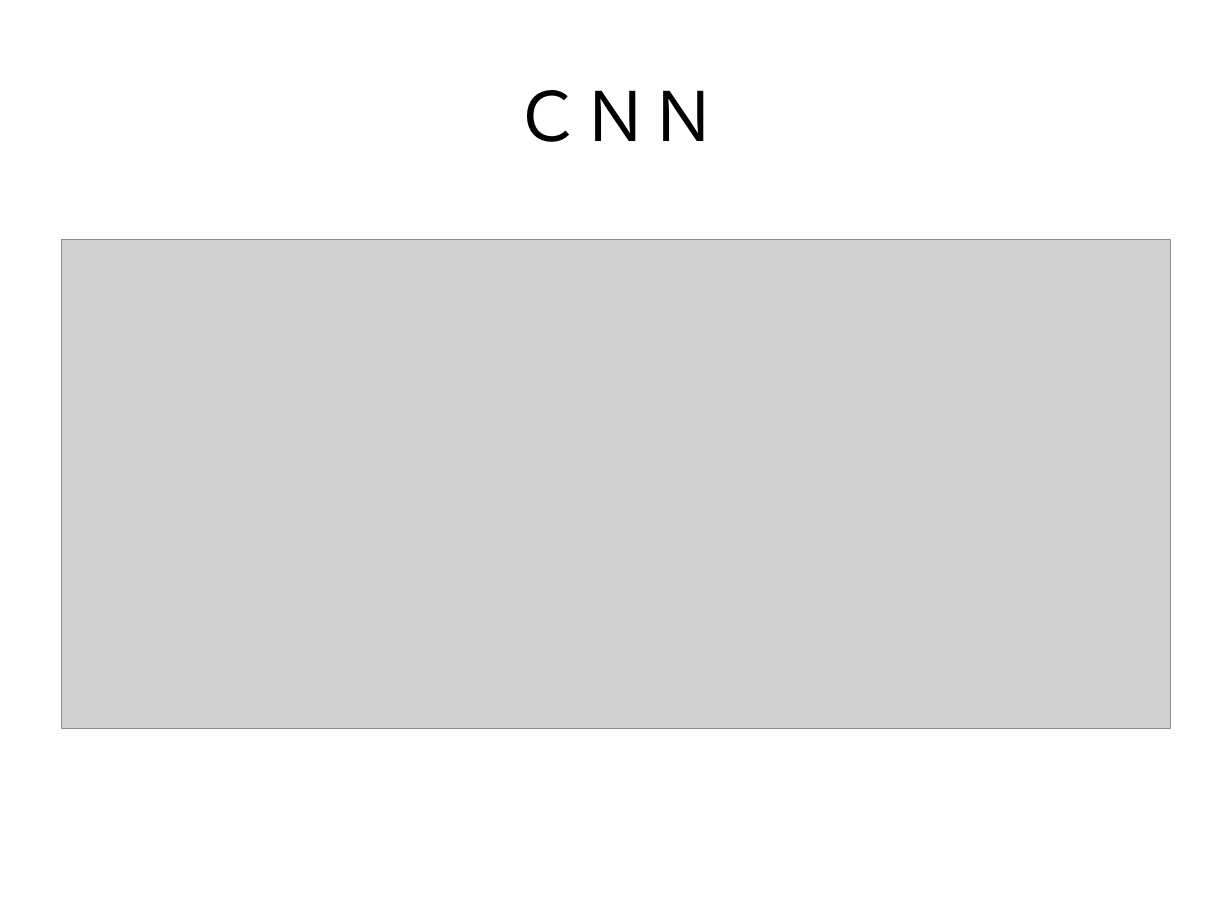
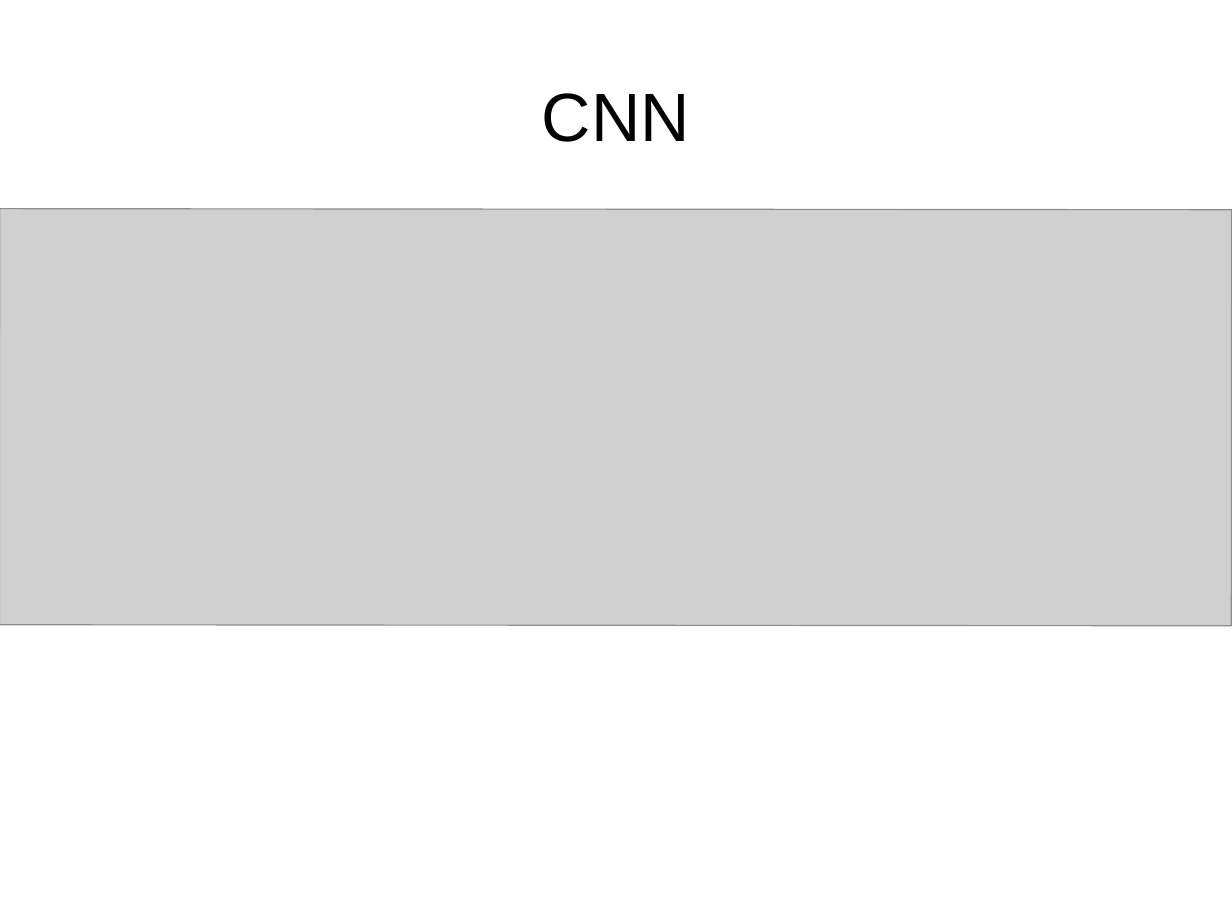
Before and after one commit to qqqil/tensorflow_test, a slide deck: slide 18 of docs/nn.odp. Drawn at 1232x924 pixels with LibreOffice and Linux fonts; fonts in the diff are those of the drawing; grey boxes stand for pictures. Boxes give left, top, right and bottom in pixels: in the first picture for what was removed or moved away, otherwise in the second. Text is boxed around its words. In the diff, an @@ line names an element or a change of style, - is before the commit and + after.

```diff
--- a/docs/nn.odp
+++ b/docs/nn.odp
@@ title at <box>542,93,690,142</box>: text changed @@
-ＣＮＮ
+CNN
@@ picture: place and size @@
-picture at <box>61,240,1171,729</box>
+picture at <box>0,208,1232,626</box>
```
Also in this commit, not shown: 1 other slide changed, 3 slides added, 1 slide removed, 6 other files.
